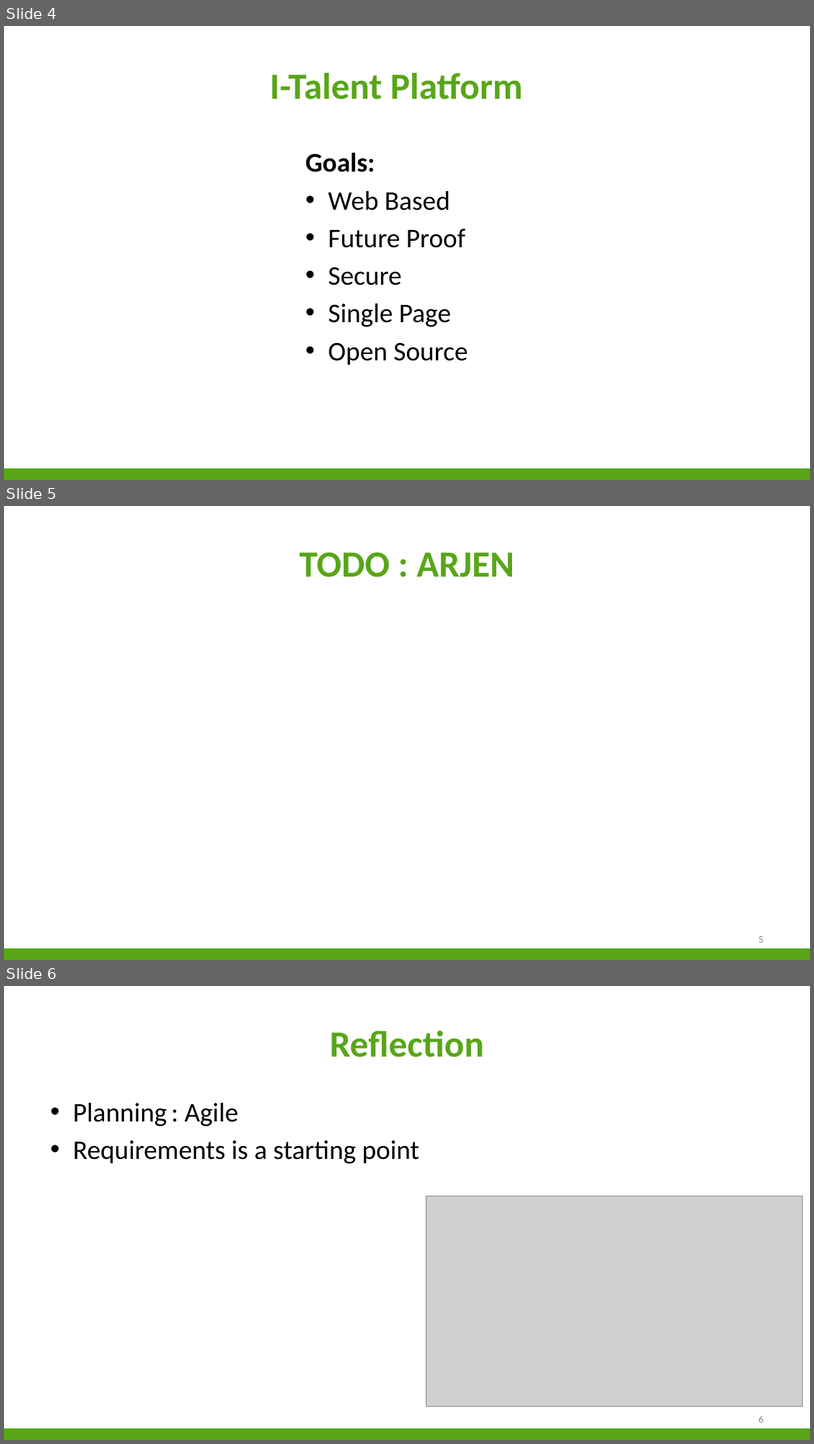
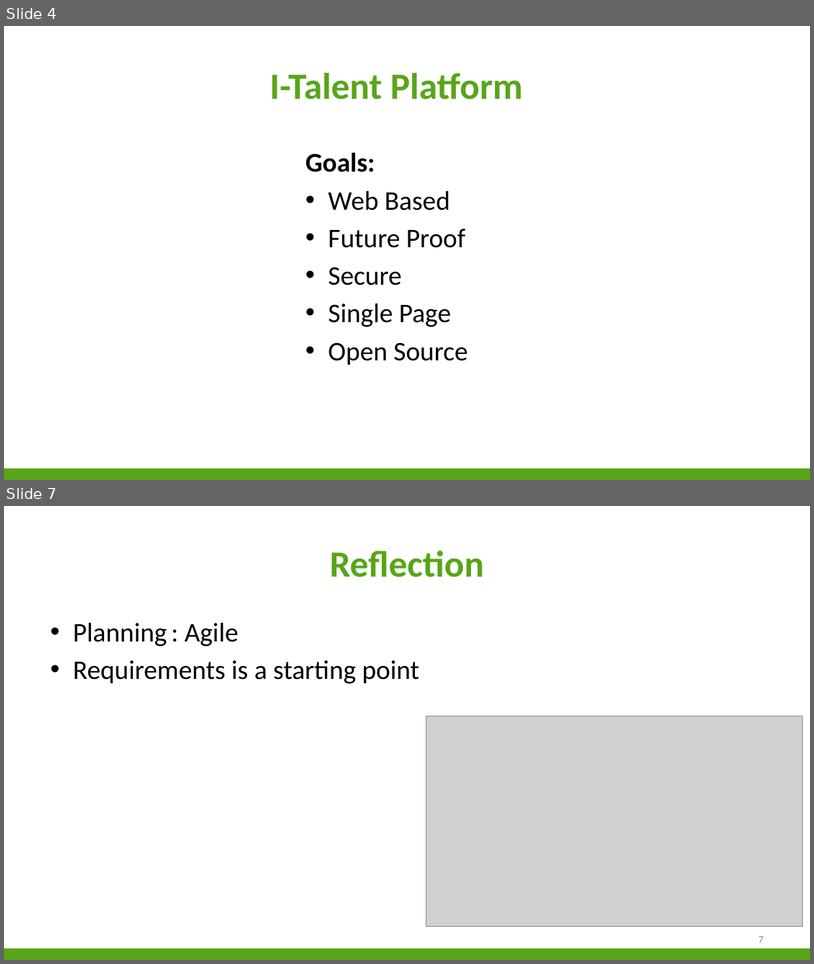
Before and after one commit to niekvandael/iTalent, a slide deck: italent/documents/english/EnglishPresentation.pptx. Shown one above the other, each under a label of ours: slides 4, 5 and 6 before the commit, slides 4 and 7 after it; the slides between them are not shown. The pictures are 814x1444 and 814x964 pixels, drawn with LibreOffice and Linux fonts; fonts in the diff are those of the drawing; grey boxes stand for pictures; background and template pictures are left out. Boxes give left, top, right and bottom in pixels: in the first picture for what was removed or moved away, otherwise in the second. Text is boxed around its words. In the diff, an @@ line names an element or a change of style, - is before the commit and + after.

```diff
--- a/italent/documents/english/EnglishPresentation.pptx
+++ b/italent/documents/english/EnglishPresentation.pptx
@@ slide 5 removed at (4, 506, 810, 960), background #FFFFFF; not listed: 1 template element that a slide beside it also shows @@
@@ title removed at (299, 552, 514, 577) @@
-TODO : ARJEN
@@ page number removed at (759, 936, 764, 942) @@
-5
@@ what was slide 6 is now slide 7 @@
@@ page number at (759, 936, 764, 942): text changed @@
-6
+7
```
Also in this commit, not shown: 2 slides added.
